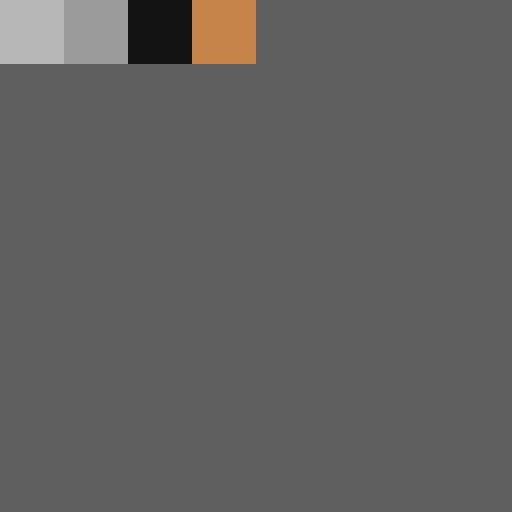
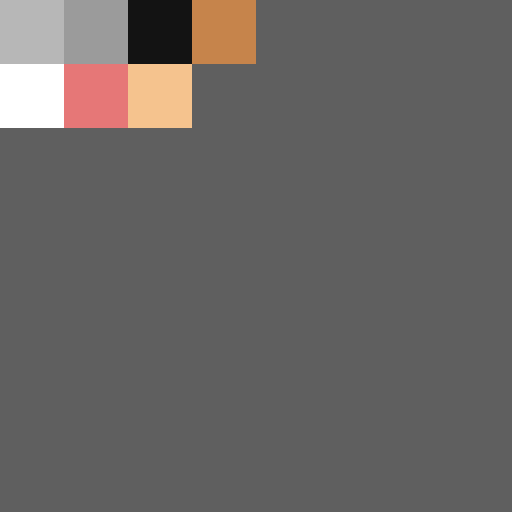
The second 512x512 image is a revision of the first. Changes to its layers:
added layer "Layer 4" above "Calque 1" over [0, 64, 192, 128]
